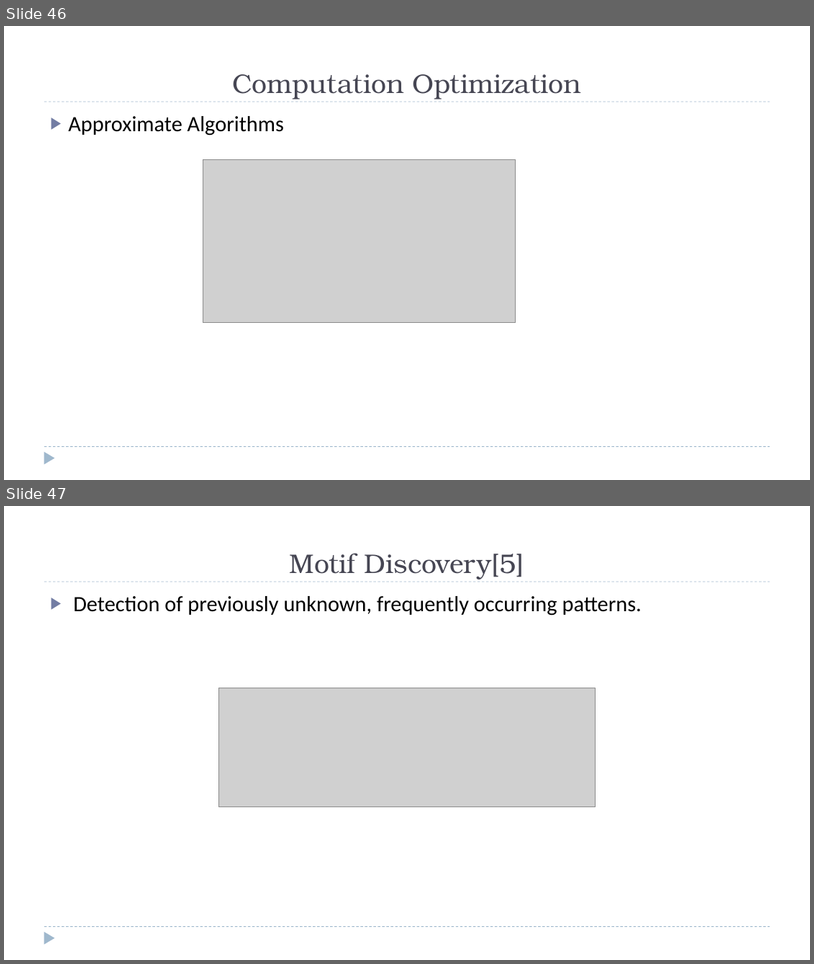
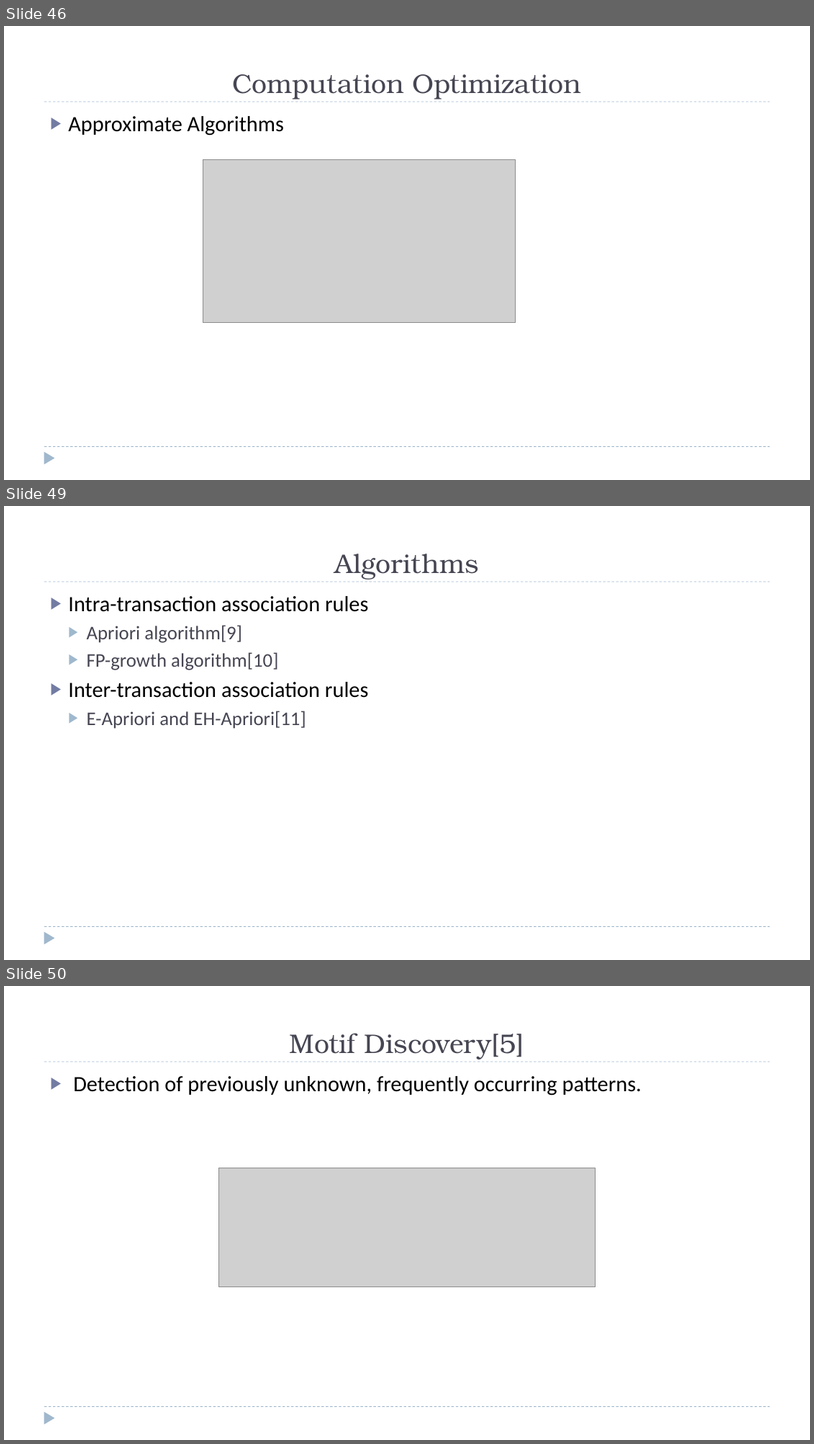
Before and after one commit to zixiaojindao/time-series-survey, a slide deck: slide/tsdm.pptx. Shown one above the other, each under a label of ours: slides 46 and 47 before the commit, slides 46, 49 and 50 after it; the slides between them are not shown. The pictures are 814x964 and 814x1444 pixels, drawn with LibreOffice and Linux fonts; fonts in the diff are those of the drawing; grey boxes stand for pictures. Boxes give left, top, right and bottom in pixels: in the first picture for what was removed or moved away, otherwise in the second. Text is boxed around its words. In the diff, an @@ line names an element or a change of style, - is before the commit and + after.

```diff
--- a/slide/tsdm.pptx
+++ b/slide/tsdm.pptx
@@ slide 49 added at <box>4,506,810,960</box>, background #FFFFFF; not listed: 3 template elements that a slide beside it also shows @@
@@ title added at <box>335,554,479,579</box>, 32 pt, text #464653 @@
+Algorithms
@@ text added at <box>68,596,368,728</box>, 23 pt, text #464653 @@
+▶ Intra-transaction association rules
+  ▶ Apriori algorithm[9]
+  ▶ FP-growth algorithm[10]
+▶ Inter-transaction association rules
+  ▶ E-Apriori and EH-Apriori[11]
@@ what was slide 47 is now slide 50 @@
```
Also in this commit, not shown: 1 slide changed, 4 other slides added, 52 other files.
